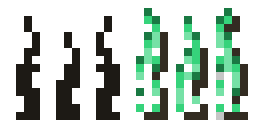
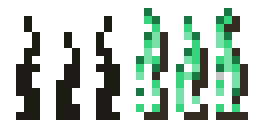
Two versions of the same layered image (256x128). Layer-by-layer changes:
painted on "green_flame" over [216, 112, 224, 120]
